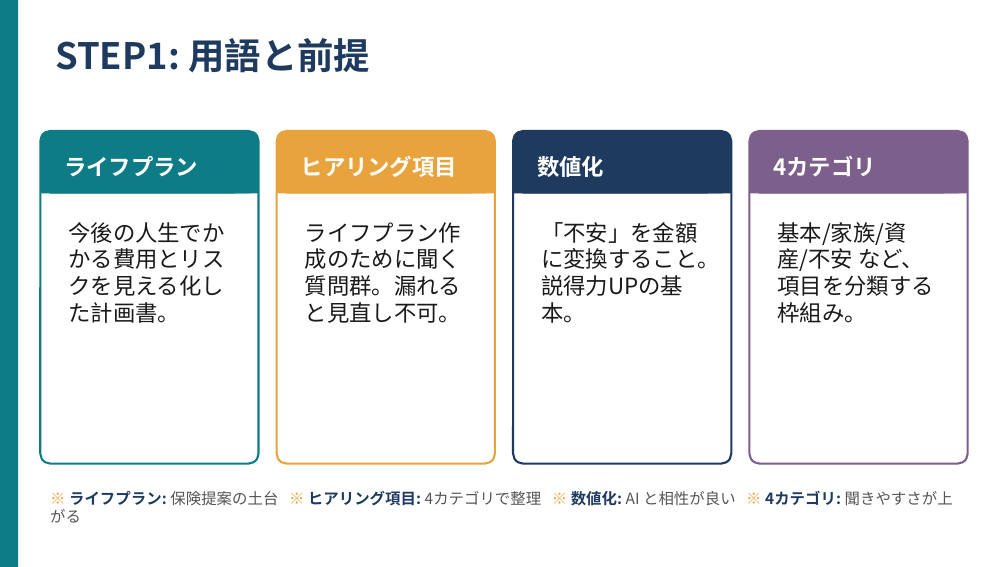
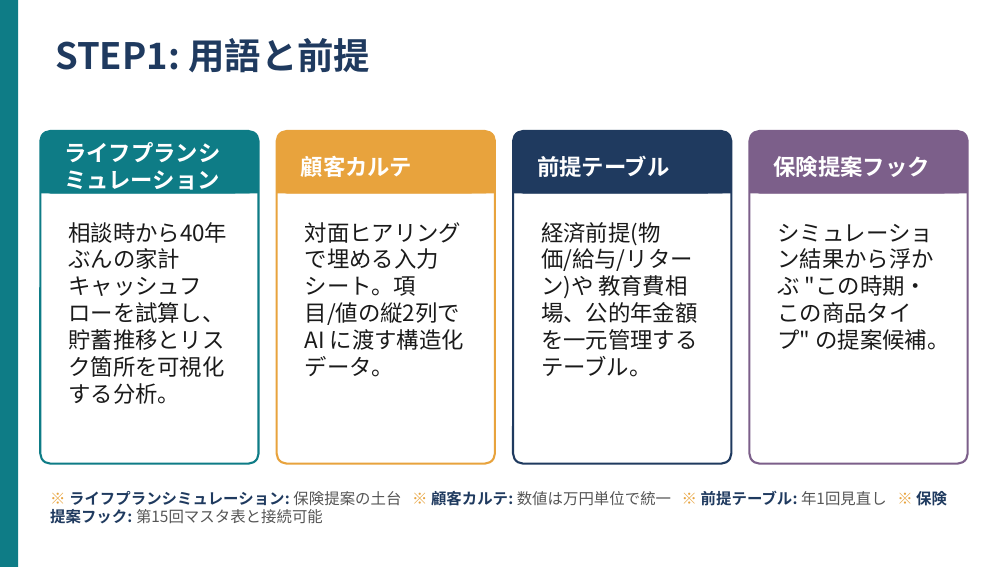
Before and after one commit to kana-story-321/github.io, a slide deck: slide 3 of lecture_pptx/out/s17/ワーク01.pptx. Drawn at 1008x567 pixels with LibreOffice and Linux fonts; fonts in the diff are those of the drawing. Boxes give left, top, right and bottom in pixels: in the first picture for what was removed or moved away, otherwise in the second. Text is boxed around its words. In the diff, an @@ line names an element or a change of style, - is before the commit and + after.

```diff
--- a/lecture_pptx/out/s17/ワーク01.pptx
+++ b/lecture_pptx/out/s17/ワーク01.pptx
@@ text at (64,142,220,194): text changed @@
-ライフプラン
+ライフプランシミュレーション
@@ text at (301,156,413,177): text changed @@
-ヒアリング項目
+顧客カルテ
@@ text at (537,156,670,177): text changed @@
-数値化
+前提テーブル
@@ text at (773,156,929,177): text changed @@
-4カテゴリ
+保険提案フック
@@ text at (68,222,227,404): text changed @@
-今後の人生でかかる費用とリスクを見える化した計画書。
+相談時から40年ぶんの家計キャッシュフローを試算し、貯蓄推移とリスク箇所を可視化する分析。
@@ text at (305,222,464,377): text changed @@
-ライフプラン作成のために聞く質問群。漏れると見直し不可。
+対面ヒアリングで埋める入力シート。項目/値の縦2列で AI に渡す構造化データ。
@@ text at (541,222,697,377): text changed @@
-「不安」を金額に変換すること。説得力UPの基本。
+経済前提(物価/給与/リターン)や 教育費相場、公的年金額 を一元管理するテーブル。
@@ text at (778,224,949,350): text changed @@
-基本/家族/資産/不安 など、項目を分類する枠組み。
+シミュレーション結果から浮かぶ "この時期・この商品タイプ" の提案候補。
@@ text at (50,488,947,524): text changed; text colour #555555 to #1F3A5F; bold on @@
-※ ライフプラン: 保険提案の土台 ※ ヒアリング項目: 4カテゴリで整理 ※ 数値化: AI と相性が良い ※ 4カテゴリ: 聞きやすさが上がる
+※ ライフプランシミュレーション: 保険提案の土台 ※ 顧客カルテ: 数値は万円単位で統一 ※ 前提テーブル: 年1回見直し ※ 保険提案フック: 第15回マスタ表と接続可能
```
Also in this commit, not shown: 7 other slides changed, 10 other files.
